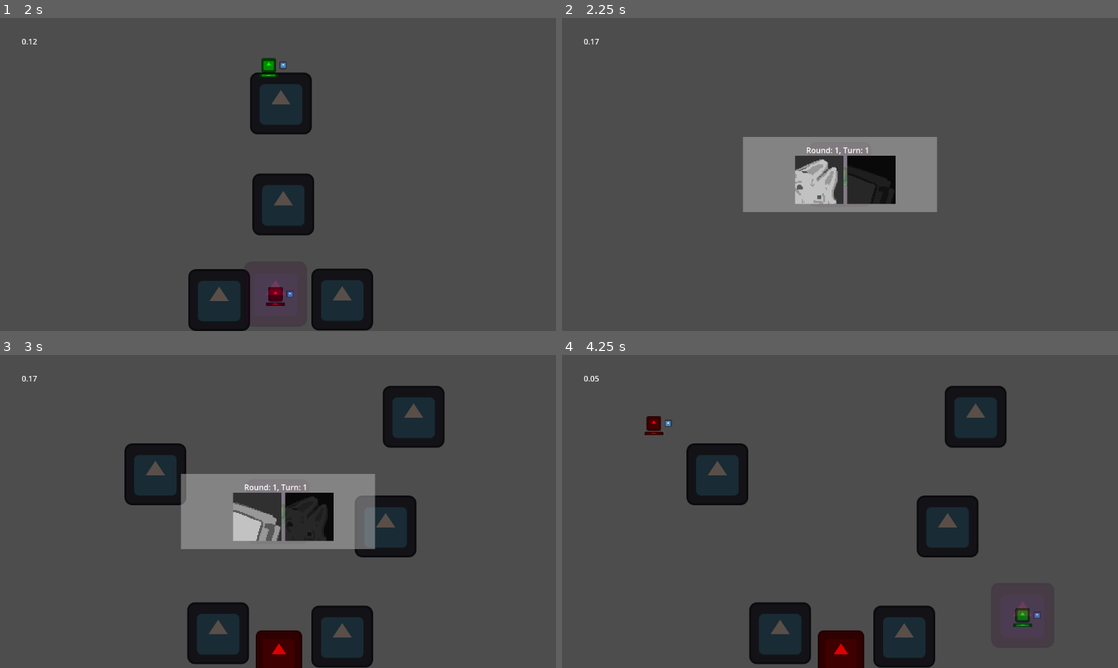
Above: before the commit, frames 1-4 (two rows, left to right).
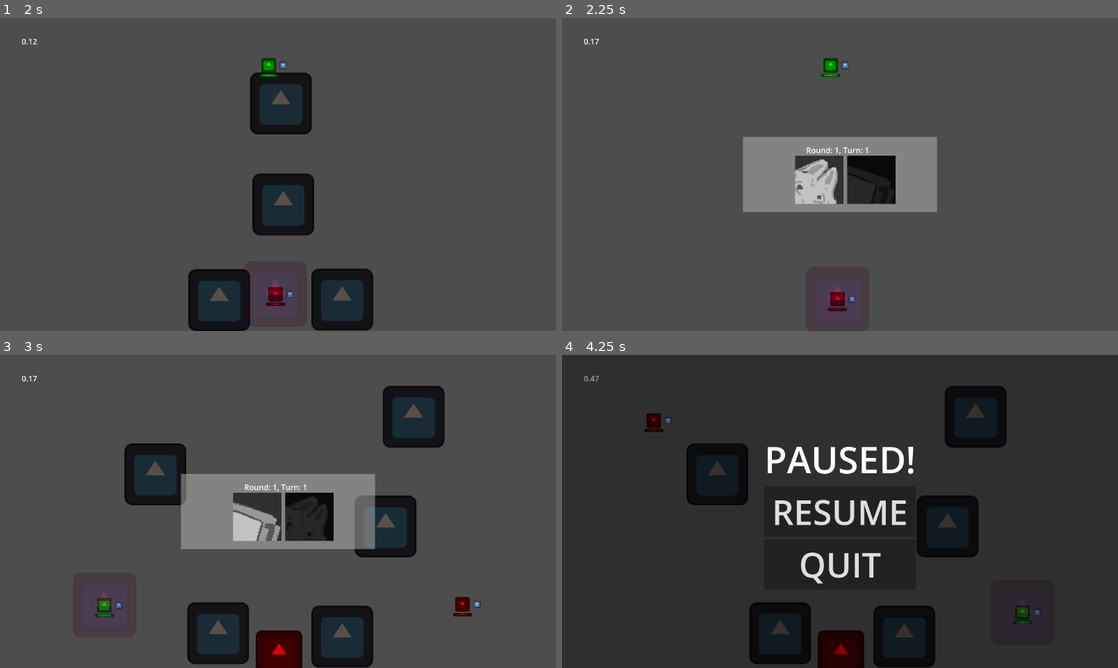
Above: after the commit, the same moments.

Repository: StickyBeacon/chasebox
Game: Godot game, scene res://spaces/arena.tscn
The game is run twice, just before and just after one commit, with the same random seed, the same clock (stepped at 60 frames per second) and the same inputs. The engine's default icon, where the game draws it, is replaced by a stand-in: a white triangle on a blue panel in a dark square.
Inputs:
- Up to frame 1 (2 s): tap Enter at 0.5 s; hold Tab (ui_focus_next) 0.53-1.28 s; tap Space at 1.25 s; tap Tab (ui_focus_next) at 1.35 s
- Up to frame 2 (2.25 s): hold Tab (ui_focus_next) from 2.03 s (still down)
- Up to frame 3 (3 s): release Tab (ui_focus_next) at 2.78 s; tap Tab (ui_focus_next) at 2.85 s
- Up to frame 4 (4.25 s): hold Tab (ui_focus_next) from 3.53 s (still down); tap Escape (menu, bound only after the commit) at 4.15 s

Frame 1 is identical in both runs. In frame 2, 0.4% of the frame differs, in the area x 46-53%, y 12-94%; in frame 3, 0.4%; in frame 4, 88%, in the area x 0-100%, y 0-100%.

Commit message:
Feat/Pause,Handicaps,bugs

Diff:
--- a/managers/globals/player_manager.gd
+++ b/managers/globals/player_manager.gd
@@ -4,7 +4,7 @@
 var player_dict = {}
 
 
-func add_player(controller_id,player_id): # zou ook extra info kunnen bevatten (welke items)
+func add_player(controller_id,player_id, handicap:Utils.Handicap = Utils.Handicap.None): # zou ook extra info kunnen bevatten (welke items)
 	if player_dict.keys().has(player_id):
 		printerr("%s: player id %s bestaat al in dict!" % [name, player_id])
 		return
@@ -16,6 +16,7 @@
 	new_player.player_id = player_id
 	new_player.controller_id = controller_id
 	new_player.enabled = false
+	new_player.handicap = handicap
 	# Insert hier extra dingen met de items en andere options (handicaps?)
 	player_dict[player_id] = new_player
 
@@ -23,7 +24,7 @@
 
 func clear_players():
 	for child in get_children():
-		queue_free()
+		child.queue_free()
 
 	player_dict = {}
 
@@ -51,6 +52,8 @@
 
 func spawn_players():
 	for player in player_dict.values():
+		if player.get_parent(): return
+
 		add_child(player)
 		player.position = Vector2(0,0)
 
--- a/managers/globals/trauma_manager.gd
+++ /dev/null
@@ -1,30 +0,0 @@
-extends Node
-
-var _trauma:float = 0
-const TIME_MULTIPLIER:float= 1.5
-
-const MAX_ROLL:float = 1
-const MAX_PITCH:float = 1
-const MAX_YAW:float = 1
-
-
-func _physics_process(delta: float) -> void:
-	if _trauma > 0:
-		_trauma -= delta*TIME_MULTIPLIER
-		apply_shake()
-
-
-func add_trauma(amount):
-	_trauma += amount
-	_trauma = clamp(_trauma,0,1)
-
-
-func get_trauma():
-	return pow(_trauma,2)
-
-
-func apply_shake():
-	var noise_vector = Vector3.ZERO #TODO dit moet een andere vector zijn een noise vector
-	%Shaker.rotation.z = MAX_ROLL * get_trauma() * noise_vector.x
-	%Shaker.rotation.x = MAX_PITCH * get_trauma() * noise_vector.y
-	%Shaker.rotation.y = MAX_YAW * get_trauma() * noise_vector.z
--- /dev/null
+++ b/managers/non_globals/pause_manager.gd
@@ -0,0 +1,27 @@
+extends Node
+
+var is_paused = false
+const MAIN_MENU_PATH = "res://spaces/main_menu.tscn"
+
+
+func _input(event: InputEvent) -> void:
+	if event.is_action_pressed("menu"):
+		if not %RoundManager.is_in_game: return
+
+		toggle_pause()
+
+
+func toggle_pause():
+	is_paused = !is_paused
+	%PauseScreen.visible = is_paused
+	get_tree().paused = is_paused
+
+
+func _on_continue_button_up() -> void:
+	toggle_pause()
+
+
+func _on_quit_button_up() -> void:
+	toggle_pause()
+	PlayerManager.clear_players()
+	get_tree().change_scene_to_file(MAIN_MENU_PATH)
--- a/managers/non_globals/round_manager.gd
+++ b/managers/non_globals/round_manager.gd
@@ -10,6 +10,7 @@
 # 0 is chasers, 1 is runners
 var _team_dict = {Utils.Team.Chaser: [], Utils.Team.Runner: []}
 var _current_gamemode:Utils.GameMode = Utils.GameMode.Hunter
+var is_in_game = false
 
 
 func _input(event: InputEvent) -> void: #TODO temporary match start shortcut
@@ -101,7 +102,7 @@
 	# Game starts
 	await _wait(.3) #TODO maak het hier duidelijk wie waar spawnt? idk man
 	%TimerManager.start_timer()
-
+	is_in_game = true
 	PlayerManager.toggle_all_players(true)
 
 
@@ -123,6 +124,7 @@
 
 
 func on_player_died(player_id):
+	%TraumaManager.add_trauma(1)
 	var player :Player= PlayerManager.get_player(player_id)
 	_team_dict[player.team].erase(player_id)
 	if player.team == Utils.Team.Runner:
@@ -153,6 +155,7 @@
 
 
 func _end_turn():
+	is_in_game = false
 	#TODO Toon hier de freeze en wat er gebeurt?
 	get_tree().paused = true
 	await _wait(.2)
--- /dev/null
+++ b/managers/non_globals/trauma_manager.gd
@@ -0,0 +1,51 @@
+extends Node
+
+
+var noise = FastNoiseLite.new()
+var noise_time = 0
+const NOISE_TIME_MULTIPLIER = 500
+
+
+func _ready() -> void:
+	noise.noise_type = FastNoiseLite.TYPE_PERLIN
+	noise.seed = randi_range(0,100)
+
+
+func _process(delta: float):
+	noise_time += delta*NOISE_TIME_MULTIPLIER
+
+
+func get_vector3():
+	return Vector3(noise.get_noise_2d(noise.seed,noise_time),noise.get_noise_2d(noise.seed*2,noise_time),noise.get_noise_2d(noise.seed*3,noise_time))
+
+
+func get_value():
+	return noise.get_noise_2d(noise.seed,noise_time)
+
+
+var _trauma:float = 0
+const SHAKE_TIME_MULTIPLIER:float= 5
+
+const MAX_X:float = 50
+const MAX_Y:float = 50
+const MAX_ROTATION:float = 1
+
+
+func _physics_process(delta: float) -> void:
+	if _trauma > 0:
+		_trauma -= delta*SHAKE_TIME_MULTIPLIER
+		apply_shake()
+
+
+func add_trauma(amount):
+	_trauma += amount
+	_trauma = clamp(_trauma,0,1)
+
+
+func get_trauma():
+	return pow(_trauma,2)
+
+
+func apply_shake():
+	var noise_vector = get_vector3() #TODO dit moet een andere vector zijn een noise vector
+	%Camera2D.global_position = Vector2(MAX_X * get_trauma() * noise_vector.x,MAX_Y * get_trauma() * noise_vector.y)
--- a/player/player.gd
+++ b/player/player.gd
@@ -39,6 +39,20 @@
 		%ChaseCollision.set_deferred("disabled",!value)
 		visible = value
 
+var handicap:Utils.Handicap = Utils.Handicap.None:
+	set(value):
+		match(value):
+			Utils.Handicap.None: # Nothing
+				pass
+			Utils.Handicap.SmallerSaw:
+				%ChaseHitbox.scale *= .5
+			Utils.Handicap.BiggerSaw:
+				%ChaseHitbox.scale *= 1.5
+			Utils.Handicap.Slowdown:
+				%Movement.chaser_extra_speed = -100
+			Utils.Handicap.Speedup:
+				%Movement.chaser_extra_speed = 200
+
 
 signal player_died(id)
 
--- a/player/player.tscn
+++ b/player/player.tscn
@@ -62,16 +62,16 @@
 collision_mask = 2
 monitoring = false
 
-[node name="ChaseCollision" type="CollisionShape2D" parent="ChaseHitbox"]
-unique_name_in_owner = true
-shape = SubResource("CircleShape2D_3coyb")
-
-[node name="ChaseSprite" type="Sprite2D" parent="."]
+[node name="ChaseSprite" type="Sprite2D" parent="ChaseHitbox"]
 unique_name_in_owner = true
 modulate = Color(0.972873, 2.11775e-06, 0.54633, 0.211765)
 z_index = 10
 scale = Vector2(1.02245, 1.04867)
 texture = ExtResource("1_q0tl4")
 
+[node name="ChaseCollision" type="CollisionShape2D" parent="ChaseHitbox"]
+unique_name_in_owner = true
+shape = SubResource("CircleShape2D_3coyb")
+
 [connection signal="timeout" from="Timers/JumpBufferTimer" to="." method="_on_jump_buffer_timer_timeout"]
 [connection signal="body_entered" from="ChaseHitbox" to="." method="_on_chase_hitbox_body_entered"]
--- a/player/player_movement.gd
+++ b/player/player_movement.gd
@@ -2,6 +2,7 @@
 
 @onready var player :Player = $"../.."
 
+var chaser_extra_speed = 20.0
 const SPEED = 500.0
 const AIR_ACCEL = 10.0
 const GROUND_GRIP = 3000.0
@@ -63,14 +64,16 @@
 	var direction := Input.get_axis(input_dict["left"],input_dict["right"])
 
 	# Apply movement
+	var current_speed = SPEED if player.team == Utils.Team.Runner else SPEED + chaser_extra_speed
+
 	if player.is_on_floor():
 		if direction:
-			player.velocity.x = move_toward(player.velocity.x,(direction * SPEED), delta*GROUND_GRIP)
+			player.velocity.x = move_toward(player.velocity.x,(direction * current_speed), delta*GROUND_GRIP)
 		else:
 			player.velocity.x = move_toward(player.velocity.x, 0, GROUND_GRIP*delta)
 	else:
 		if direction:
-			player.velocity.x = lerp(player.velocity.x, JUMP_EXP_MODIFIER * player.velocity.x + (direction * SPEED), delta*AIR_ACCEL)
+			player.velocity.x = lerp(player.velocity.x, JUMP_EXP_MODIFIER * player.velocity.x + (direction * current_speed), delta*AIR_ACCEL)
 
 	# The usual
 	player.move_and_slide()
--- a/player/player_shooting.gd
+++ b/player/player_shooting.gd
@@ -14,6 +14,7 @@
 
 
 func _input(event: InputEvent) -> void:
+	if !player.enabled: return
 	if event.is_action_pressed(_input_dict["shoot"]):
 		shoot()
 
--- a/project.godot
+++ b/project.godot
@@ -147,6 +147,11 @@
 "events": [Object(InputEventKey,"resource_local_to_scene":false,"resource_name":"","device":-1,"window_id":0,"alt_press …(192 unchanged characters)…
 ]
 }
+menu={
+"deadzone": 0.5,
+"events": [Object(InputEventKey,"resource_local_to_scene":false,"resource_name":"","device":-1,"window_id":0,"alt_pressed":false,"shift_pressed":false,"ctrl_pressed":false,"meta_pressed":false,"pressed":false,"keycode":0,"physical_keycode":4194305,"key_label":0,"unicode":0,"location":0,"echo":false,"script":null)
+]
+}
 
 [layer_names]
 
--- a/spaces/arena.tscn
+++ b/spaces/arena.tscn
@@ -1,10 +1,12 @@
-[gd_scene load_steps=8 format=3 uid="uid://gu2dwpe4sb72"]
+[gd_scene load_steps=10 format=3 uid="uid://gu2dwpe4sb72"]
 
 [ext_resource type="Script" path="res://managers/non_globals/timer_manager.gd" id="1_7i13x"]
 [ext_resource type="Script" path="res://managers/non_globals/round_manager.gd" id="1_pny5p"]
 [ext_resource type="Script" path="res://managers/non_globals/ingame_ui_manager.gd" id="3_ajy73"]
 [ext_resource type="Script" path="res://managers/non_globals/map_manager.gd" id="5_571it"]
+[ext_resource type="Script" path="res://managers/non_globals/trauma_manager.gd" id="5_kvvfj"]
 [ext_resource type="PackedScene" uid="uid://dosdfkupctoop" path="res://ui/turn_indicator.tscn" id="6_duwty"]
+[ext_resource type="Script" path="res://managers/non_globals/pause_manager.gd" id="6_lksqt"]
 [ext_resource type="PackedScene" uid="uid://bum10leeftxjx" path="res://ui/end_screen_list.tscn" id="7_1q6bt"]
 
 [sub_resource type="WorldBoundaryShape2D" id="WorldBoundaryShape2D_di7i8"]
@@ -34,6 +36,16 @@
 [node name="MapManager" type="Node" parent="Managers"]
 unique_name_in_owner = true
 script = ExtResource("5_571it")
+
+[node name="TraumaManager" type="Node" parent="Managers"]
+unique_name_in_owner = true
+process_mode = 3
+script = ExtResource("5_kvvfj")
+
+[node name="PauseManager" type="Node" parent="Managers"]
+unique_name_in_owner = true
+process_mode = 3
+script = ExtResource("6_lksqt")
 
 [node name="PlayerNode" type="Node2D" parent="."]
 unique_name_in_owner = true
@@ -71,6 +83,7 @@
 shape = SubResource("WorldBoundaryShape2D_di7i8")
 
 [node name="Camera2D" type="Camera2D" parent="."]
+unique_name_in_owner = true
 scale = Vector2(1, 0.428172)
 
 [node name="GameUI" type="CanvasLayer" parent="."]
@@ -178,4 +191,66 @@
 grow_vertical = 2
 text = "GameEnd!"
 
+[node name="PauseScreen" type="Control" parent="GameUI"]
+unique_name_in_owner = true
+process_mode = 3
+visible = false
+layout_mode = 3
+anchors_preset = 8
+anchor_left = 0.5
+anchor_top = 0.5
+anchor_right = 0.5
+anchor_bottom = 0.5
+offset_left = -20.0
+offset_top = -20.0
+offset_right = 20.0
+offset_bottom = 20.0
+grow_horizontal = 2
+grow_vertical = 2
+
+[node name="ColorRect" type="ColorRect" parent="GameUI/PauseScreen"]
+layout_mode = 1
+anchors_preset = 15
+anchor_right = 1.0
+anchor_bottom = 1.0
+offset_left = -1372.0
+offset_top = -678.0
+offset_right = 1372.0
+offset_bottom = 678.0
+grow_horizontal = 2
+grow_vertical = 2
+color = Color(0, 0, 0, 0.388235)
+
+[node name="Paus" type="VBoxContainer" parent="GameUI/PauseScreen"]
+layout_mode = 1
+anchors_preset = 8
+anchor_left = 0.5
+anchor_top = 0.5
+anchor_right = 0.5
+anchor_bottom = 0.5
+offset_left = -157.0
+offset_top = -161.5
+offset_right = 157.0
+offset_bottom = 161.5
+grow_horizontal = 2
+grow_vertical = 2
+
+[node name="Label" type="Label" parent="GameUI/PauseScreen/Paus"]
+layout_mode = 2
+theme_override_font_sizes/font_size = 76
+text = "PAUSED!"
+horizontal_alignment = 1
+
+[node name="Continue" type="Button" parent="GameUI/PauseScreen/Paus"]
+layout_mode = 2
+theme_override_font_sizes/font_size = 71
+text = "RESUME"
+
+[node name="Quit" type="Button" parent="GameUI/PauseScreen/Paus"]
+layout_mode = 2
+theme_override_font_sizes/font_size = 71
+text = "QUIT"
+
 [connection signal="timeout" from="Managers/TimerManager/ActualTimer" to="Managers/RoundManager" method="_on_round_timer_timeout"]
+[connection signal="button_up" from="GameUI/PauseScreen/Paus/Continue" to="Managers/PauseManager" method="_on_continue_button_up"]
+[connection signal="button_up" from="GameUI/PauseScreen/Paus/Quit" to="Managers/PauseManager" method="_on_quit_button_up"]
--- a/spaces/main_menu.gd
+++ b/spaces/main_menu.gd
@@ -1,6 +1,7 @@
 extends Node2D
 
-const ARENA_SCENE = preload("res://spaces/arena.tscn")
+@onready var arena_scene = load("res://spaces/arena.tscn")
+
 # Dit script zal zorgen voor welke UI's wanneer actief zijn
 @onready var _current_ui :Control = %MainMenu:
 	set(new_ui):
@@ -34,4 +35,4 @@
 
 func start_game() -> void:
 	GameSettings.rounds = %RoundCount.value
-	get_tree().change_scene_to_packed(ARENA_SCENE)
+	get_tree().change_scene_to_packed(arena_scene)
--- a/ui/character_selection.gd
+++ b/ui/character_selection.gd
@@ -5,6 +5,7 @@
 @onready var menu = $"../.."
 var can_select = false
 var chosen_characters = {}
+var chosen_handicaps = {}
 
 
 func _input(event: InputEvent) -> void:
@@ -47,8 +48,10 @@
 
 func clear_everything():
 	for card in current_controllers.values():
-		card.set_controller(-1)
+		card.set_active(false)
 	current_controllers.clear()
+	chosen_characters.clear()
+	chosen_handicaps.clear()
 
 
 func choose_character(controller_id,character_id):
@@ -63,7 +66,12 @@
 	chosen_characters.erase(controller_id)
 
 
+func choose_handicap(controller_id,handicap):
+	chosen_handicaps[controller_id] = handicap
+
+
 func add_characters():
 	for controller_id in chosen_characters.keys():
 		var character_id = chosen_characters[controller_id]
-		PlayerManager.add_player(controller_id,character_id)
+		var handicap = chosen_handicaps[controller_id]
+		PlayerManager.add_player(controller_id,character_id,handicap)
--- a/ui/player_selection_card.gd
+++ b/ui/player_selection_card.gd
@@ -61,6 +61,7 @@
 func activate(item):
 	match(item):
 		"PlayerIcon":
+			if ready_to_play: return
 			# claim player icon
 			if !has_chosen_character:
 				if character_select.choose_character(controller_id,icon_scroll_index+1):
@@ -73,13 +74,14 @@
 				has_chosen_character = false
 				%PlayerIcon.modulate = Color(1,1,1)
 		"Handicap":
+			if ready_to_play: return
 			# choose handicap
 			if !has_chosen_handicap:
-				#TODO select handicap
+				character_select.choose_handicap(controller_id,handicap_scroll_index)
 				has_chosen_handicap = true
 				%Handicap.modulate = Color(1,1,0)
 			else:
-				#TODO unselect handicap
+				character_select.choose_handicap(controller_id,Utils.Handicap.None)
 				has_chosen_handicap = false
 				%Handicap.modulate = Color(1,1,1)
 			pass
@@ -95,6 +97,8 @@
 				%ReadyColor.modulate = Color(1,0,0)
 				%ReadyLabel.text = "Not ready"
 		"Quit":
+			if ready_to_play: return
+
 			character_select.remove_player(controller_id)
 		"Start":
 			# start the game
